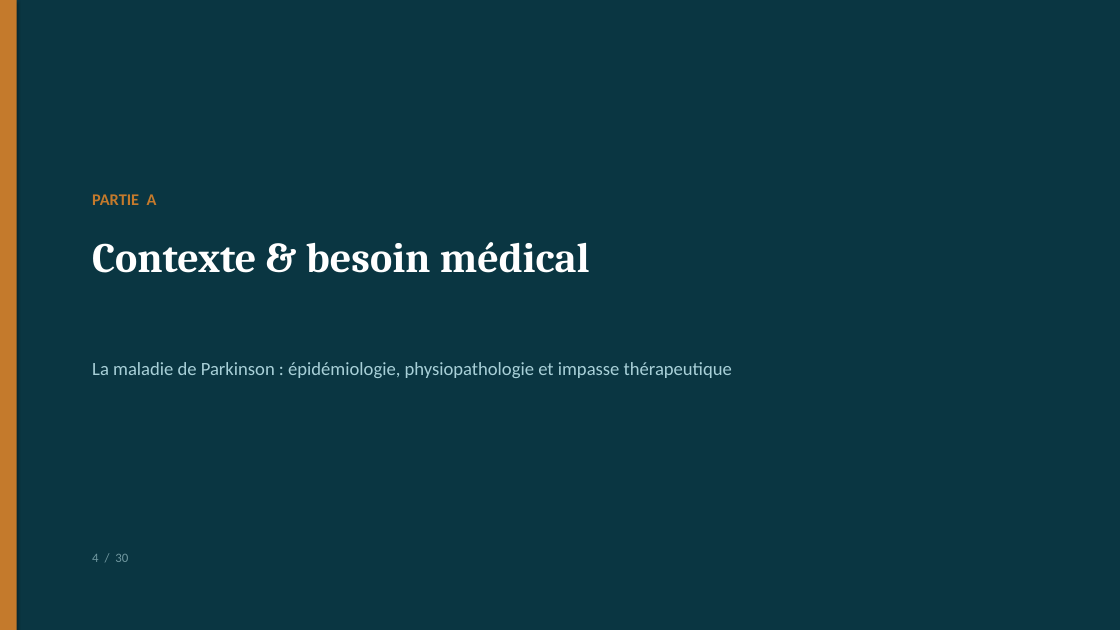
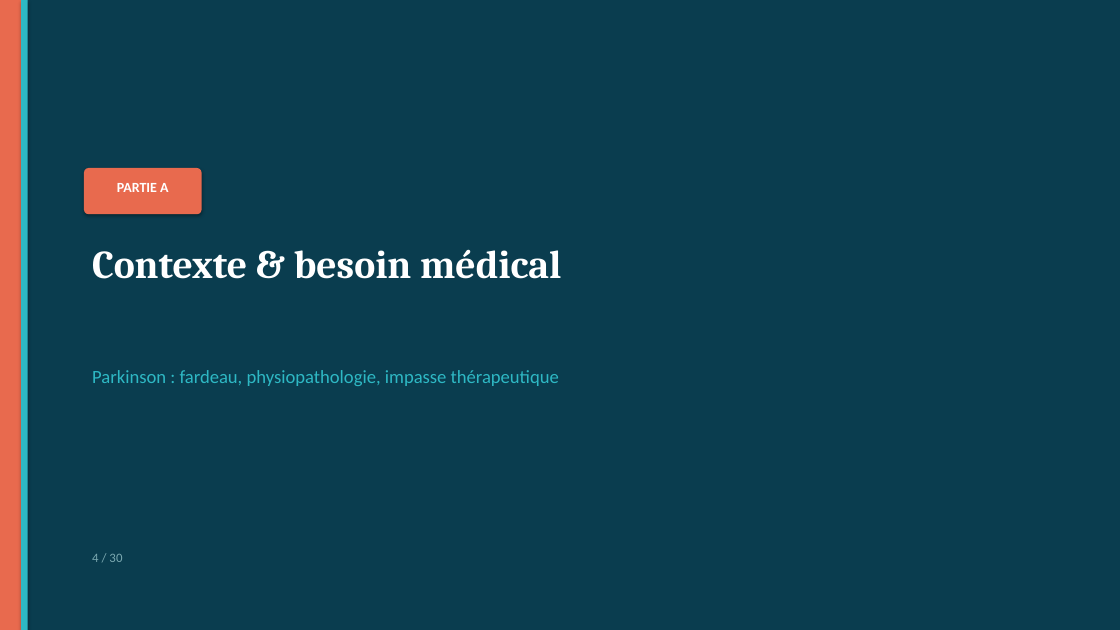
Before and after one commit to Mashtal-Platform/mashtal-platform, a slide deck: slide 4 of docs/presentation/Soutenance_GLP1_Parkinson.pptx. Drawn at 1120x630 pixels with LibreOffice and Linux fonts; fonts in the diff are those of the drawing. Boxes give left, top, right and bottom in pixels: in the first picture for what was removed or moved away, otherwise in the second. Text is boxed around its words. In the diff, an @@ line names an element or a change of style, - is before the commit and + after.

```diff
--- a/docs/presentation/Soutenance_GLP1_Parkinson.pptx
+++ b/docs/presentation/Soutenance_GLP1_Parkinson.pptx
@@ rectangle at <box>0,0,1120,630</box>: fill #0A3642 to #0A3D4F @@
@@ rectangle: place and size @@
-rectangle at <box>0,0,17,630</box>
+rectangle at <box>0,0,21,630</box>
@@ rectangle at <box>0,0,21,630</box>: fill #C47A2C to #E86A4E @@
@@ rectangle added at <box>21,0,28,630</box>, fill #2EB8C4 @@
@@ text "PARTIE A": place and size @@
-text "PARTIE A" at <box>92,194,157,205</box>
+text "PARTIE A" at <box>117,183,168,192</box>
@@ text "PARTIE A" at <box>117,183,168,192</box>: size 14 to 12 pt, text colour #C47A2C to #FFFFFF; alignment left to centre @@
@@ rounded rectangle added at <box>84,168,202,214</box>, fill #E86A4E @@
@@ text "Contexte & besoin médical": place and size @@
-text "Contexte & besoin médical" at <box>92,242,590,273</box>
+text "Contexte & besoin médical" at <box>92,249,561,279</box>
@@ text "Contexte & besoin médical" at <box>92,249,561,279</box>: size 36 to 34 pt @@
@@ text at <box>92,370,559,386</box>: text changed; text colour #A8D0D8 to #2EB8C4 @@
-La maladie de Parkinson : épidémiologie, physiopathologie et impasse thérapeutique
+Parkinson : fardeau, physiopathologie, impasse thérapeutique
@@ text "4 / 30" at <box>92,554,122,562</box>: text colour #7098A0 to #7AA8B0 @@
```
Also in this commit, not shown: 27 other slides changed, 2 slides added, 2 slides removed, 9 other files.
